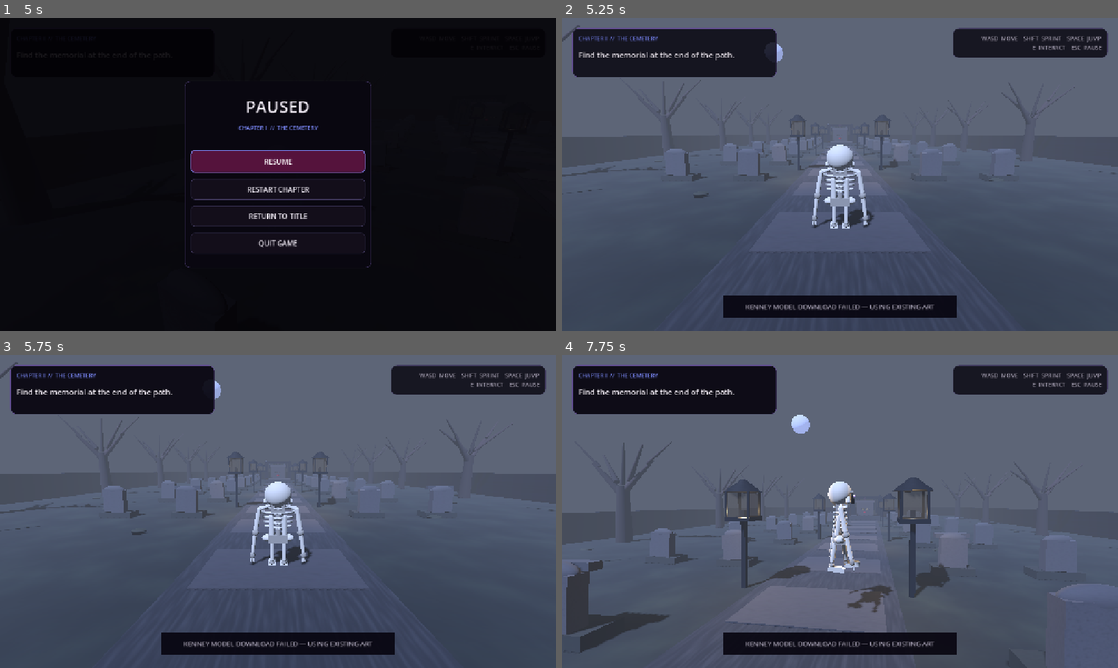
Above: before the commit, frames 1-4 (two rows, left to right).
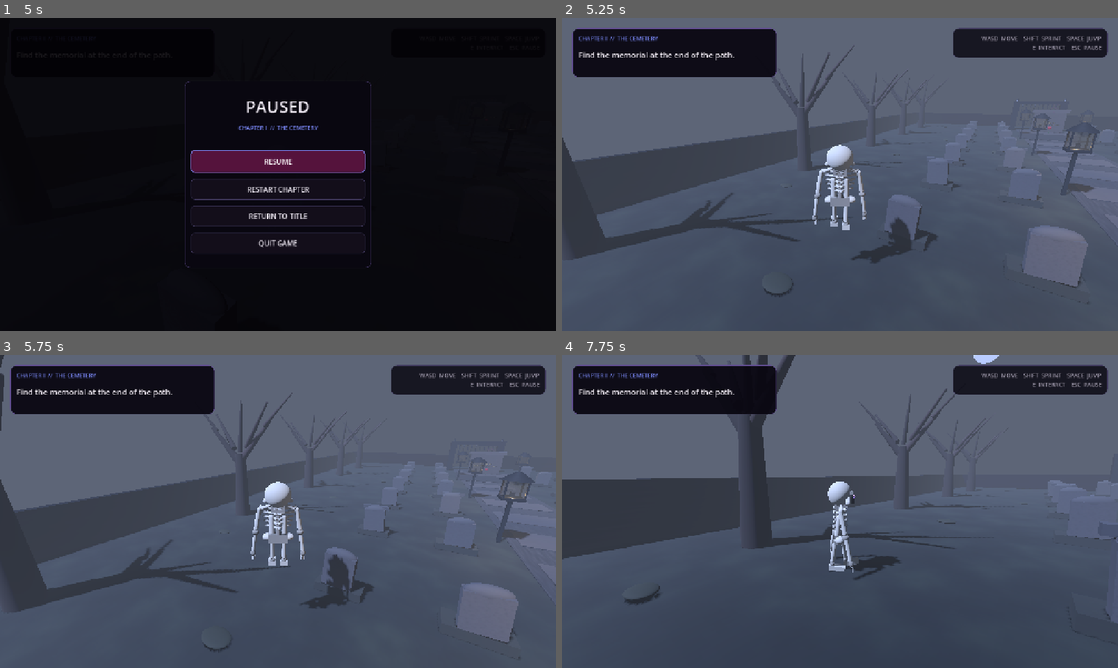
Above: after the commit, the same moments.

Repository: fuzeonspotify/outoftime
Game: Godot game, scene res://scenes/main.tscn
The game is run twice, just before and just after one commit, with the same random seed, the same clock (stepped at 60 frames per second) and the same inputs.
Inputs (mouse positions are in pixels of both pictures, inside the frame that each line leads up to):
- Up to frame 1 (5 s): click "BEGIN STORY" at 0.5 s; move the mouse to (400, 158) at 1.27 s; hold D 1.28-2.03 s; tap Shift at 1.35 s; click (400, 158) at 1.42 s; tap Space at 1.52 s; move the mouse to (250, 174) at 2.02 s; hold W (move_forward) from 2.03 s (still down); tap Space (jump) at 2.1, 2.27, 2.57, 3.05, 3.77, 4.07, 4.52, 4.55, 4.82 s; tap E (interact) at 2.3, 3.8 s; move the mouse to (289, 168) at 2.77 s; hold E (interact) 2.78-3.53 s; move the mouse to (272, 180) at 3.52 s; tap Shift (sprint) at 3.6 s; move the mouse to (316, 177) at 4.27 s; hold E (interact) from 4.28 s (still down); tap Escape (ui_cancel) at 4.9 s
- Up to frame 2 (5.25 s): release W (move_forward) at 5 s; release E (interact) at 5 s; click "RESTART CHAPTER" at 5 s
- Up to frame 3 (5.75 s): no input
- Up to frame 4 (7.75 s): move the mouse to (795, 508) at 5.77 s; hold W (move_forward) 5.78-7.28 s; tap Space (jump) at 5.85, 6.02, 6.32, 6.8, 7.52 s; tap E (interact) at 6.05, 7.55 s; move the mouse to (845, 511) at 6.52 s; hold E (interact) 6.53-7.28 s; move the mouse to (817, 505) at 7.27 s; hold D (move_right) from 7.28 s (still down); tap Shift (sprint) at 7.35 s

Frame 1 is identical in both runs. In frame 2, 18% of the frame differs, in the area x 0-100%, y 2-96%; in frame 3, 19%; in frame 4, 30%, in the area x 0-100%, y 0-100%.
Error after the commit: Parse Error: Identifier "OnlineAudioLibrary" not declared in the current scope. (res://scripts/audio/sfx_director.gd:144)

Commit message:
Build headphone-focused audio mix

Diff:
--- a/scripts/audio/sfx_director.gd
+++ b/scripts/audio/sfx_director.gd
@@ -1,7 +1,7 @@
 extends Node
 
 const SAMPLE_RATE: int = 22050
-const ONE_SHOT_POOL_SIZE: int = 6
+const ONE_SHOT_POOL_SIZE: int = 10
 
 var _ambience_player: AudioStreamPlayer
 var _detail_player: AudioStreamPlayer
@@ -9,6 +9,7 @@
 var _one_shot_players: Array[AudioStreamPlayer] = []
 var _one_shot_index: int = 0
 var _current_environment: StringName = &""
+var _dialogue_ducked: bool = false
 
 var _wind_stream: AudioStreamWAV
 var _lantern_stream: AudioStreamWAV
@@ -28,17 +29,20 @@
 var _was_on_floor: bool = false
 var _step_timer: float = 0.0
 var _environment_detail_timer: float = 7.0
+var _ui_hover_cooldown: float = 0.0
+var _dialogue_tick_cooldown: float = 0.0
 var _rng: RandomNumberGenerator = RandomNumberGenerator.new()
 
 
 func _ready() -> void:
 	_rng.seed = 904211
-	_ambience_player = _create_player("EnvironmentAmbience", 0.22)
-	_detail_player = _create_player("EnvironmentDetail", 0.13)
-	_music_bed_player = _create_player("EnvironmentMusicBed", 0.0)
+	_build_audio_buses()
+	_ambience_player = _create_player("EnvironmentAmbience", 0.22, "Ambience")
+	_detail_player = _create_player("EnvironmentDetail", 0.13, "Ambience")
+	_music_bed_player = _create_player("EnvironmentMusicBed", 0.0, "Ambience")
 
 	for index: int in range(ONE_SHOT_POOL_SIZE):
-		var player: AudioStreamPlayer = _create_player("SFXPlayer%d" % (index + 1), 0.35)
+		var player: AudioStreamPlayer = _create_player("SFXPlayer%d" % (index + 1), 0.35, "SFX")
 		_one_shot_players.append(player)
 
 	_wind_stream = _build_wind_stream()
@@ -58,6 +62,8 @@
 
 
 func _process(delta: float) -> void:
+	_ui_hover_cooldown = maxf(0.0, _ui_hover_cooldown - delta)
+	_dialogue_tick_cooldown = maxf(0.0, _dialogue_tick_cooldown - delta)
 	_update_player_sfx(delta)
 	_update_environment_details(delta)
 
@@ -69,7 +75,7 @@
 	_start_loop(_ambience_player, _wind_stream, 0.20)
 	_start_loop(_detail_player, _lantern_stream, 0.10)
 	_start_loop(_music_bed_player, _cemetery_music_stream, 0.085)
-	_environment_detail_timer = _rng.randf_range(5.0, 10.0)
+	_environment_detail_timer = _rng.randf_range(4.0, 8.0)
 
 
 func start_pontiac_ambience() -> void:
@@ -82,13 +88,37 @@
 
 
 func start_city_ambience() -> void:
-	if _current_environment == &"city" and _ambience_player.playing:
-		return
-	_current_environment = &"city"
-	_start_loop(_ambience_player, _city_stream, 0.18)
-	_start_loop(_detail_player, _city_electric_stream, 0.075)
+	start_void_ambience()
+
+
+func start_void_ambience() -> void:
+	if _current_environment == &"void" and _ambience_player.playing:
+		return
+	_current_environment = &"void"
+	_start_loop(_ambience_player, _city_stream, 0.15)
+	_start_loop(_detail_player, _city_electric_stream, 0.060)
 	_music_bed_player.stop()
-	_environment_detail_timer = _rng.randf_range(8.0, 15.0)
+	_environment_detail_timer = _rng.randf_range(4.5, 9.0)
+
+
+func start_club_ambience() -> void:
+	if _current_environment == &"club" and _ambience_player.playing:
+		return
+	_current_environment = &"club"
+	_start_loop(_ambience_player, _city_stream, 0.105)
+	_start_loop(_detail_player, _city_electric_stream, 0.055)
+	_music_bed_player.stop()
+	_environment_detail_timer = _rng.randf_range(5.0, 10.0)
+
+
+func start_chamber_ambience() -> void:
+	if _current_environment == &"chamber" and _ambience_player.playing:
+		return
+	_current_environment = &"chamber"
+	_start_loop(_ambience_player, _wind_stream, 0.10)
+	_start_loop(_detail_player, _lantern_stream, 0.045)
+	_music_bed_player.stop()
+	_environment_detail_timer = _rng.randf_range(5.0, 11.0)
 
 
 func stop_environment(fade_seconds: float = 0.5) -> void:
@@ -98,28 +128,118 @@
 	_fade_out_player(_music_bed_player, fade_seconds)
 
 
+func duck_for_dialogue(enabled: bool) -> void:
+	_dialogue_ducked = enabled
+	var ambience_target: float = 0.045 if enabled else _resolved_ambience_volume()
+	var detail_target: float = 0.020 if enabled else _resolved_detail_volume()
+	var bed_target: float = 0.025 if enabled else (0.085 if _current_environment == &"cemetery" else 0.0)
+	var tween: Tween = create_tween().set_parallel(true)
+	tween.tween_property(_ambience_player, "volume_linear", ambience_target, 0.35)
+	tween.tween_property(_detail_player, "volume_linear", detail_target, 0.35)
+	tween.tween_property(_music_bed_player, "volume_linear", bed_target, 0.35)
+
+
 func play_footstep(intensity: float = 0.5) -> void:
+	var external_cue: String = "footstep_grass" if _current_environment == &"cemetery" else "footstep_concrete"
+	var external_stream: AudioStream = OnlineAudioLibrary.get_stream(external_cue)
 	var player: AudioStreamPlayer = _next_one_shot_player()
-	player.stream = _footstep_stream
-	player.volume_linear = lerpf(0.16, 0.28, clampf(intensity, 0.0, 1.0))
+	player.stream = external_stream if external_stream != null else _footstep_stream
+	player.bus = "SFX"
+	player.volume_linear = lerpf(0.10, 0.22, clampf(intensity, 0.0, 1.0))
 	player.pitch_scale = _rng.randf_range(0.92, 1.08)
 	player.play()
 
 
-func play_interaction() -> void:
-	_play_one_shot(_interaction_stream, 0.32, _rng.randf_range(0.97, 1.03))
+func play_interaction(context: String = "") -> void:
+	var normalized_context: String = context.to_upper()
+	var cue_id: String = "ui_confirm"
+	if normalized_context.contains("READ") or normalized_context.contains("EXAMINE"):
+		cue_id = "interaction_read"
+	elif normalized_context.contains("RESTORE"):
+		cue_id = "interaction_restore"
+	elif normalized_context.contains("STABILIZE"):
+		cue_id = "interaction_stabilize"
+	var external_stream: AudioStream = OnlineAudioLibrary.get_stream(cue_id)
+	_play_one_shot(external_stream if external_stream != null else _interaction_stream, 0.28, _rng.randf_range(0.97, 1.03), "SFX")
 
 
 func play_reveal() -> void:
-	_play_one_shot(_reveal_stream, 0.36, 1.0)
+	var external_stream: AudioStream = OnlineAudioLibrary.get_stream("reveal")
+	_play_one_shot(external_stream if external_stream != null else _reveal_stream, 0.34, 1.0, "SFX")
+
+
+func play_transition() -> void:
+	var external_stream: AudioStream = OnlineAudioLibrary.get_stream("transition")
+	_play_one_shot(external_stream if external_stream != null else _reveal_stream, 0.30, 0.96, "SFX")
 
 
 func play_jump() -> void:
-	_play_one_shot(_jump_stream, 0.20, _rng.randf_range(0.96, 1.04))
+	_play_one_shot(_jump_stream, 0.16, _rng.randf_range(0.96, 1.04), "SFX")
 
 
 func play_land() -> void:
-	_play_one_shot(_land_stream, 0.28, _rng.randf_range(0.94, 1.02))
+	var external_stream: AudioStream = OnlineAudioLibrary.get_stream("impact_metal")
+	_play_one_shot(external_stream if external_stream != null else _land_stream, 0.20, _rng.randf_range(0.90, 1.02), "SFX")
+
+
+func play_ui_hover() -> void:
+	if _ui_hover_cooldown > 0.0:
+		return
+	_ui_hover_cooldown = 0.055
+	var stream: AudioStream = OnlineAudioLibrary.get_stream("ui_hover")
+	if stream != null:
+		_play_one_shot(stream, 0.11, _rng.randf_range(0.98, 1.04), "UI")
+	else:
+		_play_one_shot(_interaction_stream, 0.065, 1.22, "UI")
+
+
+func play_ui_confirm() -> void:
+	var stream: AudioStream = OnlineAudioLibrary.get_stream("ui_confirm")
+	_play_one_shot(stream if stream != null else _interaction_stream, 0.18, 1.0, "UI")
+
+
+func play_ui_cancel() -> void:
+	var stream: AudioStream = OnlineAudioLibrary.get_stream("ui_cancel")
+	_play_one_shot(stream if stream != null else _interaction_stream, 0.15, 0.82, "UI")
+
+
+func play_dialogue_tick() -> void:
+	if _dialogue_tick_cooldown > 0.0:
+		return
+	_dialogue_tick_cooldown = 0.045
+	var stream: AudioStream = OnlineAudioLibrary.get_stream("dialogue_tick")
+	if stream != null:
+		_play_one_shot(stream, 0.045, _rng.randf_range(1.12, 1.28), "Dialogue")
+
+
+func play_dialogue_choice() -> void:
+	var stream: AudioStream = OnlineAudioLibrary.get_stream("dialogue_choice")
+	_play_one_shot(stream if stream != null else _interaction_stream, 0.18, 1.04, "Dialogue")
+
+
+func play_world_cue(
+	cue_id: String,
+	world_position: Vector3,
+	volume: float = 0.18,
+	pitch: float = 1.0,
+	max_distance: float = 28.0
+) -> void:
+	var stream: AudioStream = OnlineAudioLibrary.get_stream(cue_id)
+	if stream == null:
+		return
+	var player: AudioStreamPlayer3D = AudioStreamPlayer3D.new()
+	player.name = "WorldSFX_%s" % cue_id
+	player.stream = stream
+	player.position = world_position
+	player.volume_linear = volume
+	player.pitch_scale = pitch
+	player.max_distance = max_distance
+	player.unit_size = 4.0
+	player.attenuation_model = AudioStreamPlayer3D.ATTENUATION_INVERSE_DISTANCE
+	player.bus = "SFX"
+	add_child(player)
+	player.finished.connect(Callable(player, "queue_free"))
+	player.play()
 
 
 func _on_music_cue_started(cue_id: String) -> void:
@@ -160,24 +280,109 @@
 
 
 func _update_environment_details(delta: float) -> void:
-	if _current_environment != &"cemetery" and _current_environment != &"city":
+	if _current_environment == &"" or _tracked_player == null or _dialogue_ducked:
 		return
 	_environment_detail_timer -= delta
 	if _environment_detail_timer > 0.0:
 		return
 
-	if _current_environment == &"cemetery":
-		_play_one_shot(_creak_stream, 0.11, _rng.randf_range(0.82, 1.12))
-		_environment_detail_timer = _rng.randf_range(6.0, 14.0)
-	else:
-		_play_one_shot(_city_siren_stream, 0.075, _rng.randf_range(0.90, 1.05))
-		_environment_detail_timer = _rng.randf_range(11.0, 22.0)
-
-
-func _create_player(player_name: String, initial_volume: float) -> AudioStreamPlayer:
+	var angle: float = _rng.randf_range(0.0, TAU)
+	var radius: float = _rng.randf_range(7.0, 16.0)
+	var detail_position: Vector3 = _tracked_player.global_position + Vector3(cos(angle) * radius, _rng.randf_range(0.5, 4.0), sin(angle) * radius)
+	match _current_environment:
+		&"cemetery":
+			var creak_stream: AudioStream = OnlineAudioLibrary.get_stream("creak")
+			if creak_stream != null:
+				play_world_cue("creak", detail_position, 0.12, _rng.randf_range(0.88, 1.08), 25.0)
+			else:
+				_play_one_shot(_creak_stream, 0.08, _rng.randf_range(0.82, 1.12), "Ambience")
+			_environment_detail_timer = _rng.randf_range(5.0, 12.0)
+		&"void":
+			play_world_cue("void_pulse", detail_position, 0.12, _rng.randf_range(0.82, 1.08), 40.0)
+			_environment_detail_timer = _rng.randf_range(4.0, 9.0)
+		&"club":
+			play_world_cue("impact_metal", detail_position, 0.09, _rng.randf_range(0.82, 1.12), 32.0)
+			_environment_detail_timer = _rng.randf_range(5.0, 11.0)
+		&"chamber":
+			play_world_cue("journal", detail_position, 0.08, _rng.randf_range(0.82, 1.04), 28.0)
+			_environment_detail_timer = _rng.randf_range(6.0, 13.0)
+		_:
+			_environment_detail_timer = _rng.randf_range(8.0, 15.0)
+
+
+func _build_audio_buses() -> void:
+	_ensure_bus("Music", "Master")
+	_ensure_bus("Ambience", "Master")
+	_ensure_bus("SFX", "Master")
+	_ensure_bus("Dialogue", "Master")
+	_ensure_bus("UI", "Master")
+
+	var ambience_index: int = AudioServer.get_bus_index("Ambience")
+	if ambience_index >= 0 and AudioServer.get_bus_effect_count(ambience_index) == 0:
+		var reverb: AudioEffectReverb = AudioEffectReverb.new()
+		reverb.room_size = 0.74
+		reverb.damping = 0.58
+		reverb.spread = 0.86
+		reverb.hipass = 0.12
+		reverb.dry = 0.78
+		reverb.wet = 0.24
+		AudioServer.add_bus_effect(ambience_index, reverb)
+
+	var dialogue_index: int = AudioServer.get_bus_index("Dialogue")
+	if dialogue_index >= 0 and AudioServer.get_bus_effect_count(dialogue_index) == 0:
+		var dialogue_reverb: AudioEffectReverb = AudioEffectReverb.new()
+		dialogue_reverb.room_size = 0.38
+		dialogue_reverb.damping = 0.72
+		dialogue_reverb.spread = 0.62
+		dialogue_reverb.dry = 0.90
+		dialogue_reverb.wet = 0.10
+		AudioServer.add_bus_effect(dialogue_index, dialogue_reverb)
+
+
+func _ensure_bus(bus_name: String, send_name: String) -> void:
+	if AudioServer.get_bus_index(bus_name) >= 0:
+		return
+	AudioServer.add_bus()
+	var bus_index: int = AudioServer.get_bus_count() - 1
+	AudioServer.set_bus_name(bus_index, bus_name)
+	AudioServer.set_bus_send(bus_index, send_name)
+
+
+func _resolved_ambience_volume() -> float:
+	match _current_environment:
+		&"cemetery":
+			return 0.20
+		&"pontiac":
+			return 0.18
+		&"void":
+			return 0.15
+		&"club":
+			return 0.105
+		&"chamber":
+			return 0.10
+		_:
+			return 0.0
+
+
+func _resolved_detail_volume() -> float:
+	match _current_environment:
+		&"cemetery":
+			return 0.10
+		&"void":
+			return 0.060
+		&"club":
+			return 0.055
+		&"chamber":
+			return 0.045
+		_:
+			return 0.0
+
+
+func _create_player(player_name: String, initial_volume: float, bus_name: String) -> AudioStreamPlayer:
 	var player: AudioStreamPlayer = AudioStreamPlayer.new()
 	player.name = player_name
 	player.volume_linear = initial_volume
+	player.bus = bus_name
 	add_child(player)
 	return player
 
@@ -198,9 +403,12 @@
 	tween.tween_callback(Callable(player, "stop"))
 
 
-func _play_one_shot(stream: AudioStreamWAV, volume: float, pitch: float) -> void:
+func _play_one_shot(stream: AudioStream, volume: float, pitch: float, bus_name: String = "SFX") -> void:
+	if stream == null:
+		return
 	var player: AudioStreamPlayer = _next_one_shot_player()
 	player.stream = stream
+	player.bus = bus_name
 	player.volume_linear = volume
 	player.pitch_scale = pitch
 	player.play()
